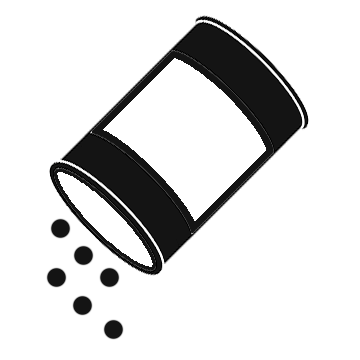
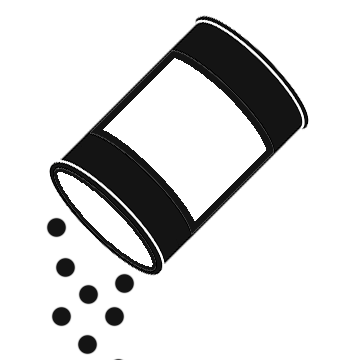
Layered file, before and after one edit (360×360). Changes by layer:
showed "Food 2" over left=46, top=217, right=135, bottom=360
hid "Food 1" over left=46, top=218, right=124, bottom=340
painted on "Down" over left=90, top=20, right=205, bottom=234
